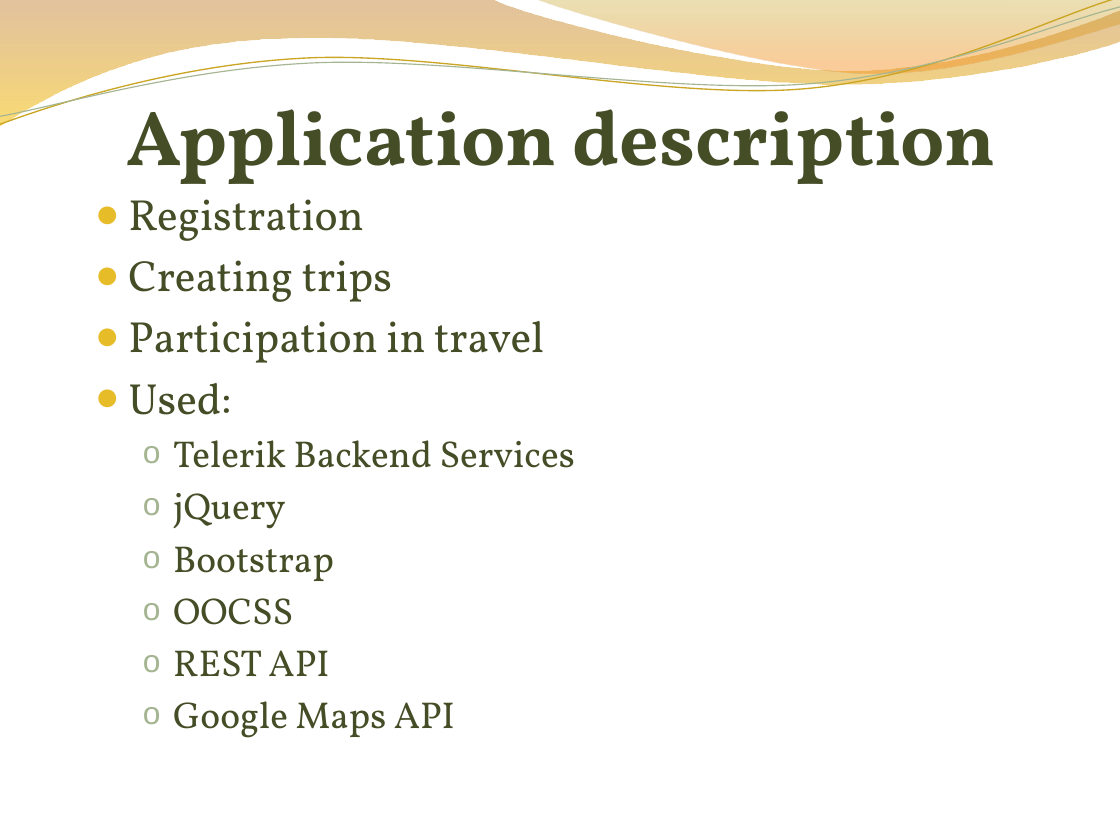
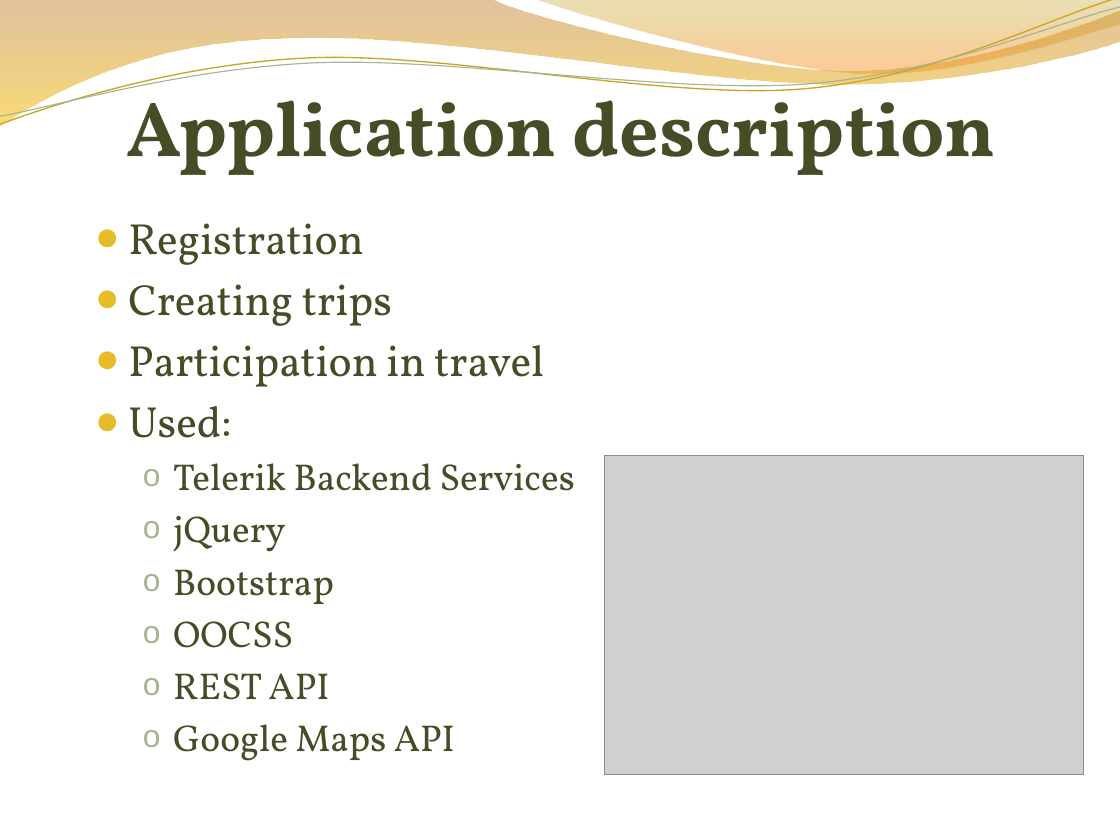
Before and after one commit to petyakostova/Mojito-Carpool, a slide deck: slide 3 of Mojito Team Presentation.pptx. Drawn at 1120x840 pixels with LibreOffice and Linux fonts; fonts in the diff are those of the drawing; grey boxes stand for pictures; background and template pictures are left out. Boxes give left, top, right and bottom in pixels: in the first picture for what was removed or moved away, otherwise in the second. Text is boxed around its words. In the diff, an @@ line names an element or a change of style, - is before the commit and + after.

Commit message:
added picture in Mojito Team Presentation.pptx

```diff
--- a/Mojito Team Presentation.pptx
+++ b/Mojito Team Presentation.pptx
@@ title "Application description": place and size @@
-title "Application description" at box(126, 90, 996, 184)
+title "Application description" at box(126, 82, 996, 175)
@@ text "Registration": place and size @@
-text "Registration" at box(128, 199, 575, 738)
+text "Registration" at box(128, 223, 575, 761)
@@ picture added at box(604, 455, 1083, 774) @@
```
